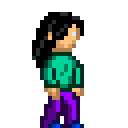
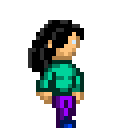
Revision of a layered 128 × 128 image; what changed, layer by layer:
added layer "jenny_walking2" above "jenny_walking1" over (x1=28, y1=20, x2=84, y2=128)
renamed "jenny_idle" to "jenny_idle2", hid it, painted on it over (x1=32, y1=12, x2=84, y2=128)
